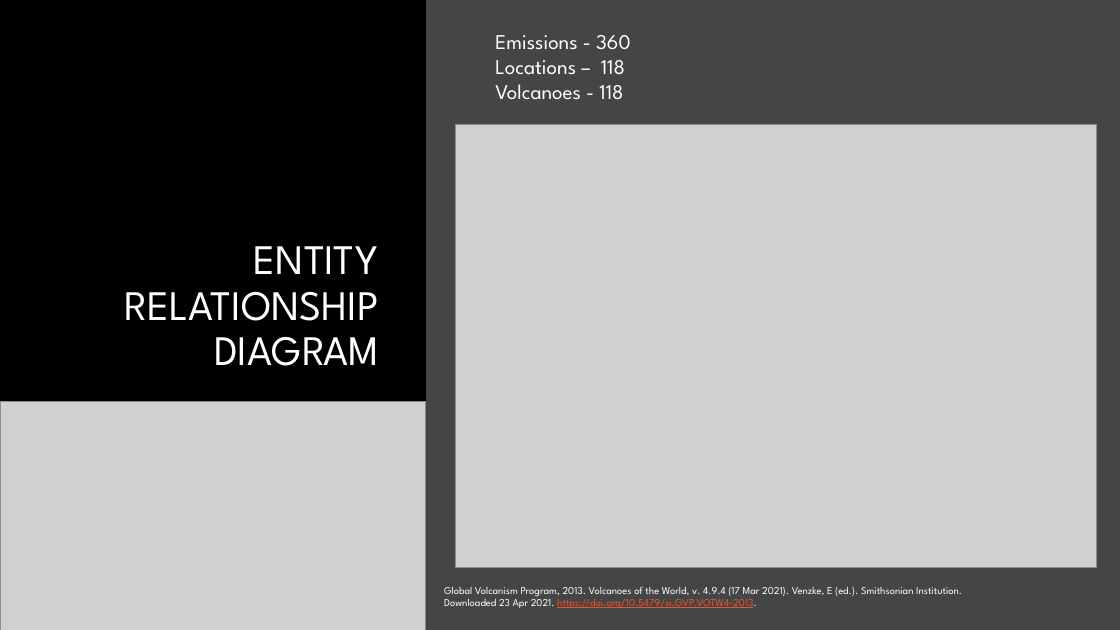
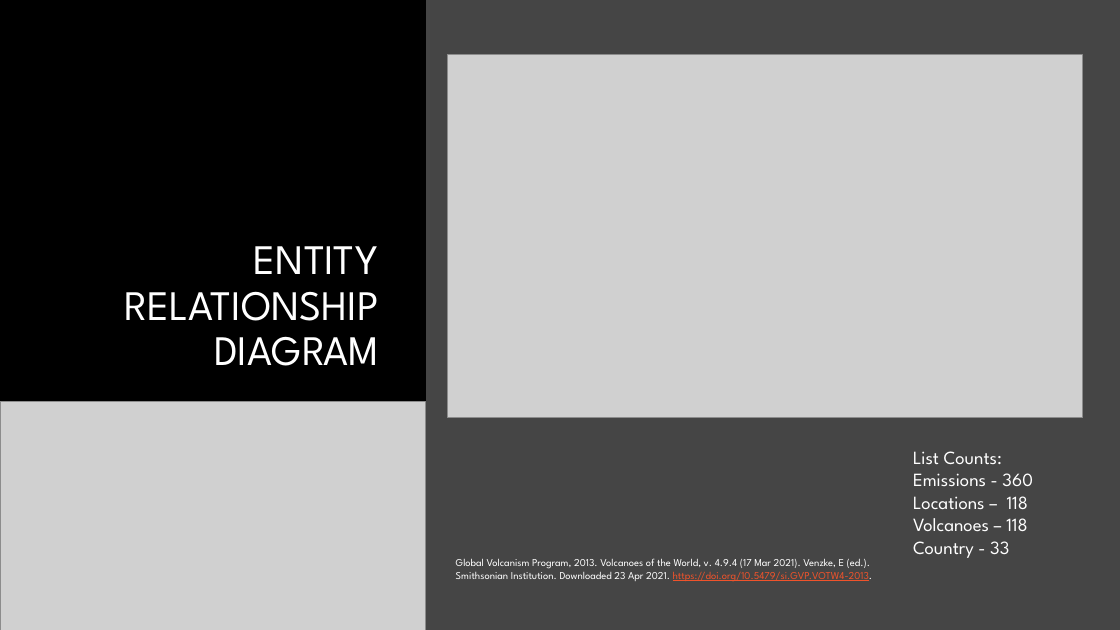
Before and after one commit to ashante112/Project2-Team2, a slide deck: slide 6 of Presentation.pptx (slide 5 before the commit). Drawn at 1120x630 pixels with LibreOffice and Linux fonts; fonts in the diff are those of the drawing; grey boxes stand for pictures; background and template pictures are left out. Boxes give left, top, right and bottom in pixels: in the first picture for what was removed or moved away, otherwise in the second. Text is boxed around its words. In the diff, an @@ line names an element or a change of style, - is before the commit and + after.

```diff
--- a/Presentation.pptx
+++ b/Presentation.pptx
@@ picture resized from (x1=455, y1=124, x2=1097, y2=568) to (x1=448, y1=55, x2=1083, y2=418) @@
@@ text "List Counts:" moved from (x1=495, y1=35, x2=631, y2=99) to (x1=913, y1=451, x2=1033, y2=558) @@
@@ text at (x1=913, y1=451, x2=1002, y2=464): paragraph added @@
+List Counts:
@@ text at (x1=913, y1=473, x2=1033, y2=509): size 18 to 16 pt in "Emissions - 360", "Locations – 118" @@
@@ text at (x1=913, y1=518, x2=1027, y2=558): text changed; size 18 to 16 pt @@
-Volcanoes - 118
+Volcanoes – 118
+Country - 33
@@ text "Global Volcanism Program, 2013. Volcanoes ..." rewrapped from (x1=444, y1=586, x2=962, y2=609) to (x1=456, y1=558, x2=873, y2=582) @@
```
Also in this commit, not shown: 1 other slide changed, 1 slide added.
